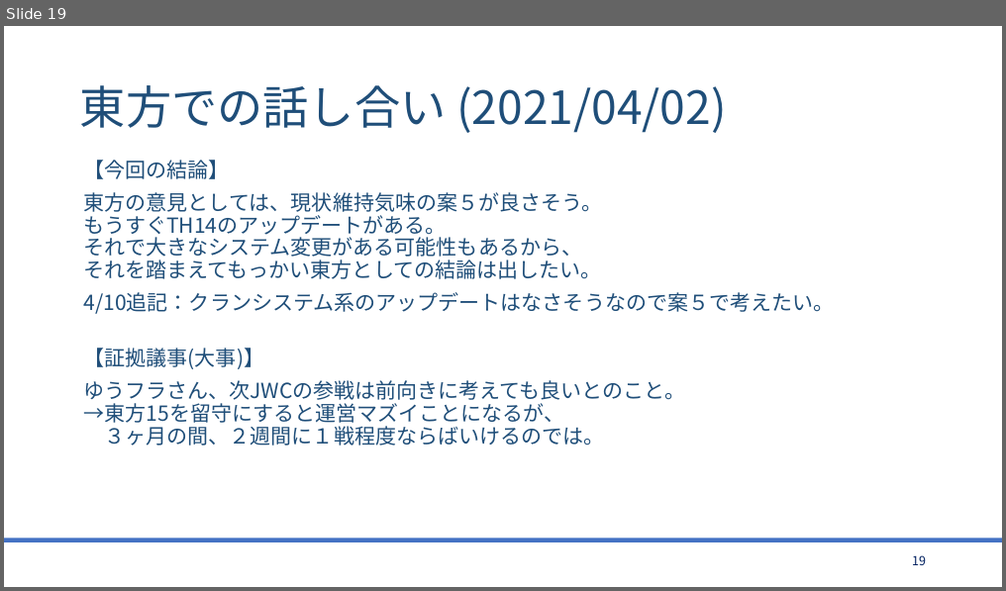
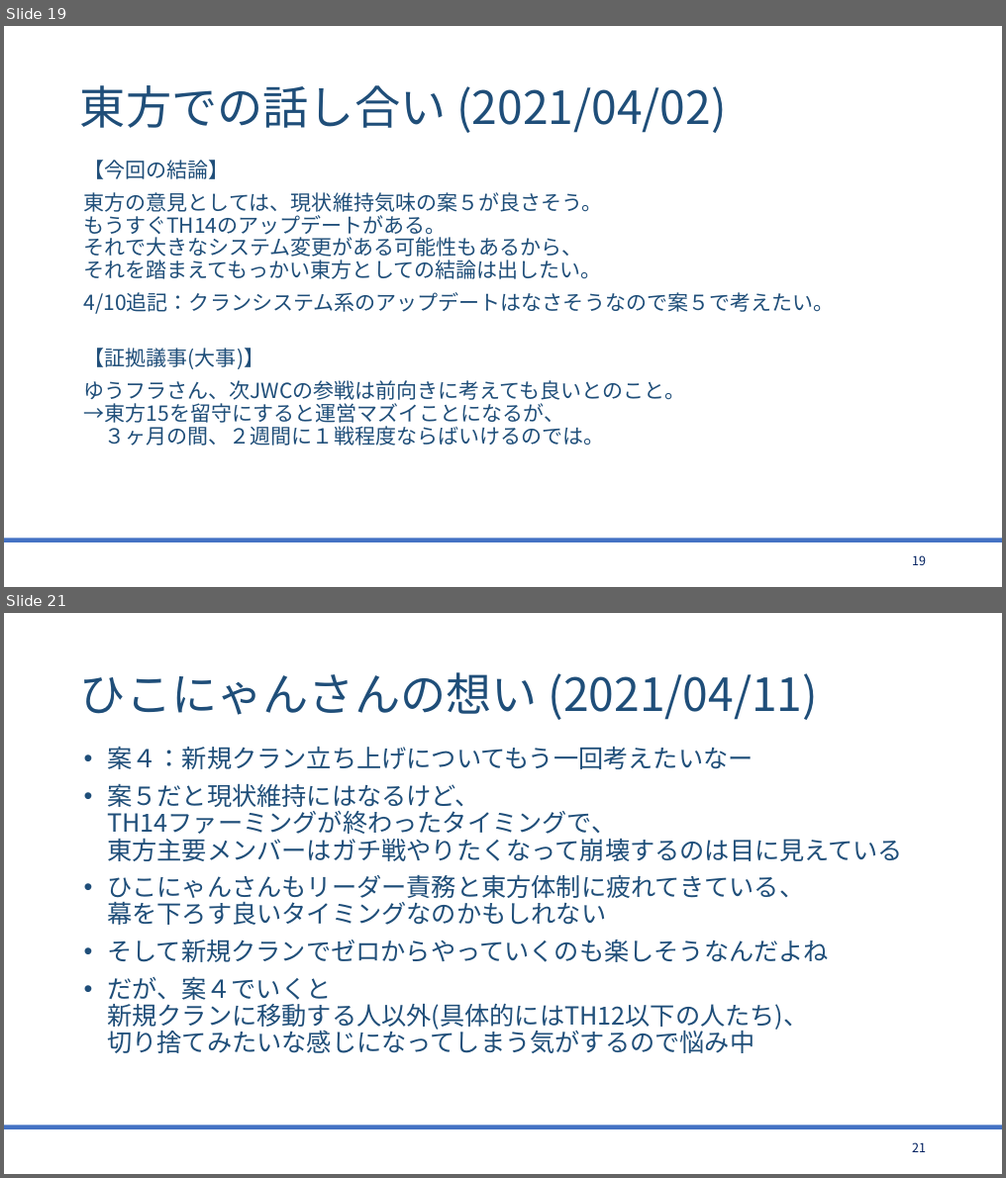
Before and after one commit to bigtreeCoC/documents, a slide deck: 東方とまほらまの今後について.pptx. Shown one above the other, each under a label of ours: slide 19 before the commit, slides 19 and 21 after it; the slides between them are not shown. The pictures are 1006x591 and 1006x1178 pixels, drawn with LibreOffice and Linux fonts; fonts in the diff are those of the drawing. Boxes give left, top, right and bottom in pixels: in the first picture for what was removed or moved away, otherwise in the second. Text is boxed around its words. In the diff, an @@ line names an element or a change of style, - is before the commit and + after.

Commit message:
東方とまほらま(3版)

```diff
--- a/東方とまほらまの今後について.pptx
+++ b/東方とまほらまの今後について.pptx
@@ slide 21 added at [4, 613, 1002, 1174], background #FFFFFF; not listed: 1 template element that a slide beside it also shows @@
@@ title added at [80, 672, 819, 720], 44 pt, text #1F4E79 @@
+ひこにゃんさんの想い (2021/04/11)
@@ text added at [107, 747, 903, 1054], 24 pt, text #1F4E79 @@
+• 案４：新規クラン立ち上げについてもう一回考えたいなー
+• 案５だと現状維持にはなるけど、
+  TH14ファーミングが終わったタイミングで、
+  東方主要メンバーはガチ戦やりたくなって崩壊するのは目に見えている
+• ひこにゃんさんもリーダー責務と東方体制に疲れてきている、
+  幕を下ろす良いタイミングなのかもしれない
+• そして新規クランでゼロからやっていくのも楽しそうなんだよね
+• だが、案４でいくと
+  新規クランに移動する人以外(具体的にはTH12以下の人たち)、
+  切り捨てみたいな感じになってしまう気がするので悩み中
@@ page number added at [912, 1143, 926, 1153], 12 pt, text #002060 @@
+21
```
Also in this commit, not shown: 10 slides changed, 7 other slides added, 1 other file.
